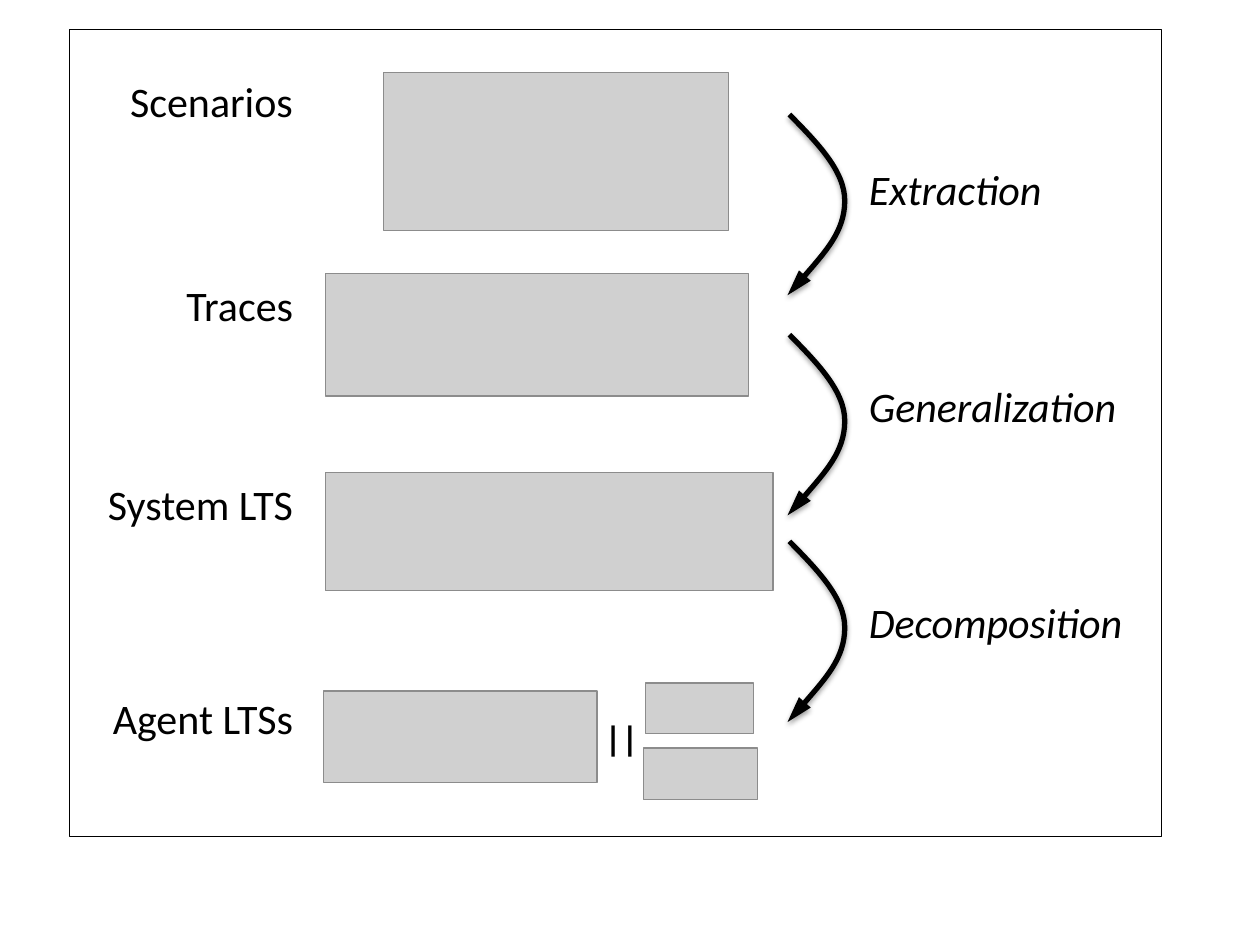
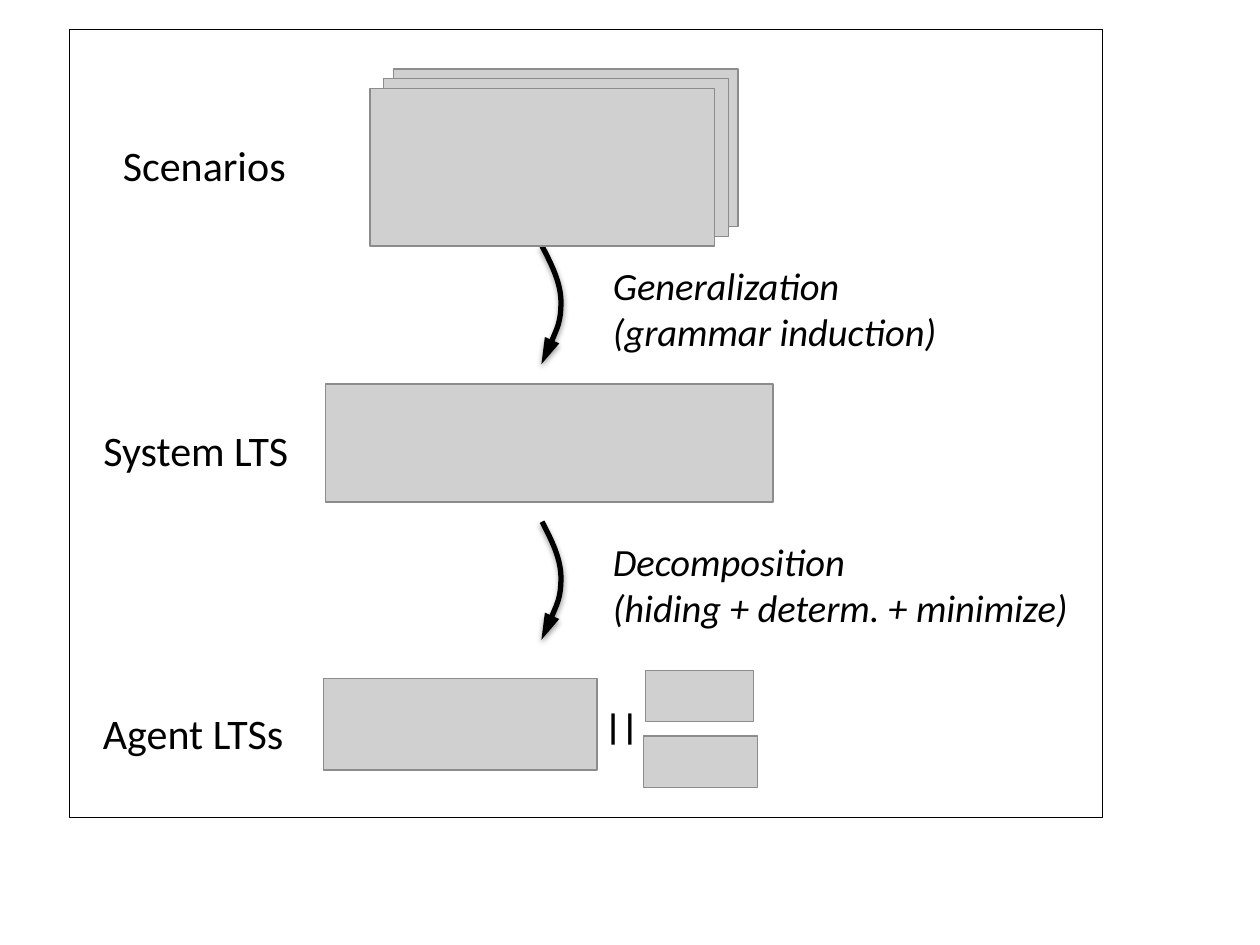
Before and after one commit to blambeau/phd, a slide deck: slide 7 of writing/images/train.pptx. Drawn at 1260x945 pixels with LibreOffice and Linux fonts; fonts in the diff are those of the drawing; grey boxes stand for pictures. Boxes give left, top, right and bottom in pixels: in the first picture for what was removed or moved away, otherwise in the second. Text is boxed around its words. In the diff, an @@ line names an element or a change of style, - is before the commit and + after.

```diff
--- a/writing/images/train.pptx
+++ b/writing/images/train.pptx
@@ rectangle: place and size @@
-rectangle at [69,29,1162,837]
+rectangle at [69,29,1102,816]
@@ picture: place and size @@
-picture at [384,73,730,231]
+picture at [370,88,716,246]
@@ picture added at [384,78,730,236] @@
@@ picture added at [393,69,738,227] @@
@@ text "Scenarios": place and size @@
-text "Scenarios" at [130,88,293,118]
+text "Scenarios" at [123,152,286,182]
@@ group removed at [186,115,1042,722]: 2 texts, 2 freeform shapes, 1 picture @@
-Traces
-Extraction
@@ freeform shape: place and size @@
-freeform shape at [788,335,845,515]
+freeform shape at [542,246,562,364]
@@ text "Generalization": place and size @@
-text "Generalization" at [869,392,1116,423]
+text "Generalization" at [613,273,937,353]
@@ text at [613,273,839,301]: size 24 to 22 pt in "Generalization" @@
@@ text at [613,318,937,353]: paragraph added @@
+(grammar induction)
@@ picture: place and size @@
-picture at [325,472,772,591]
+picture at [325,384,772,503]
@@ text "System LTS": place and size @@
-text "System LTS" at [108,492,293,527]
+text "System LTS" at [103,438,288,473]
@@ freeform shape added at [542,522,562,640], outline #000000 3 pt @@
@@ text "Decomposition": place and size @@
-text "Decomposition" at [869,609,1122,645]
+text "Decomposition" at [613,549,1068,629]
@@ text at [613,549,845,583]: size 24 to 22 pt in "Decomposition" @@
@@ text at [613,594,1068,629]: paragraph added @@
+(hiding + determ. + minimize)
@@ picture: place and size @@
-picture at [324,690,597,781]
+picture at [324,679,597,770]
@@ picture: place and size @@
-picture at [645,683,753,733]
+picture at [645,670,753,721]
@@ text "Agent LTSs": place and size @@
-text "Agent LTSs" at [113,706,294,742]
+text "Agent LTSs" at [103,721,284,757]
@@ text "||": place and size @@
-text "||" at [592,711,651,766]
+text "||" at [592,698,651,753]
@@ picture: place and size @@
-picture at [643,748,757,800]
+picture at [643,736,757,788]
```
Also in this commit, not shown: 1 other file.
